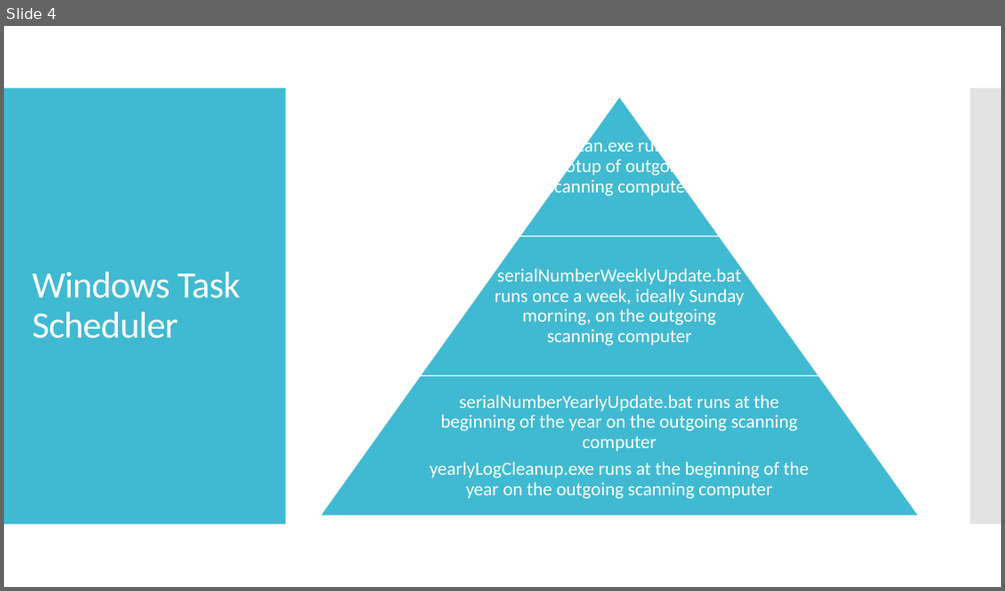
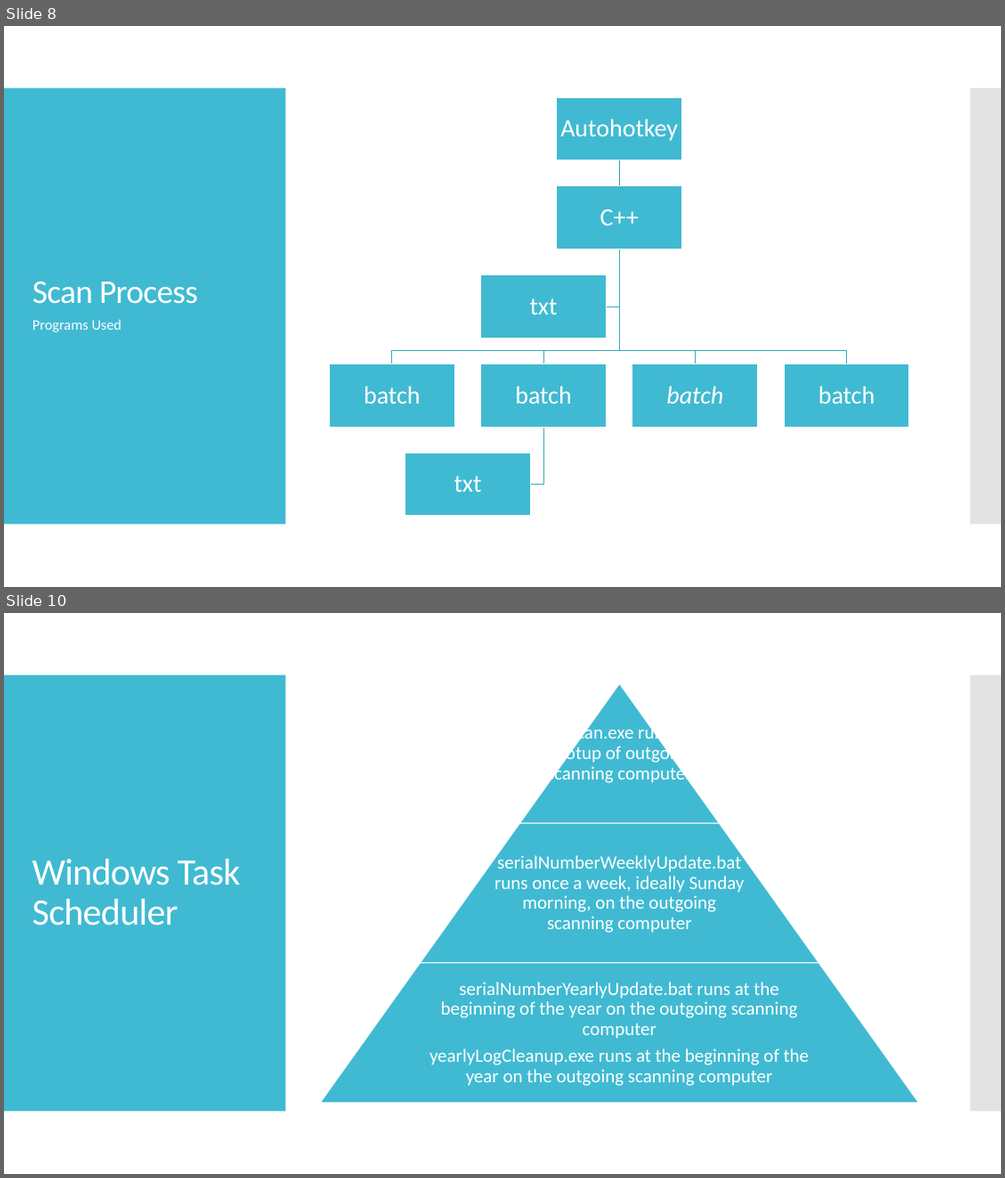
Before and after one commit to pixustechnologies/labelSerialNumberProject, a slide deck: LabelSerialNumberChangeProposal.pptx. Shown one above the other, each under a label of ours: slide 4 before the commit, slides 8 and 10 after it; the slides between them are not shown. The pictures are 1005x591 and 1005x1178 pixels, drawn with LibreOffice and Linux fonts; fonts in the diff are those of the drawing. Boxes give left, top, right and bottom in pixels: in the first picture for what was removed or moved away, otherwise in the second. Text is boxed around its words. In the diff, an @@ line names an element or a change of style, - is before the commit and + after.

Commit message:
MSSQL + SN change Now using MSSQL instead of sqc, as the database is from Microsoft not IBM Serial Number is now being passed through to Crystal Reports Thus the batch file is now being called from c++ to keep track of SN

```diff
--- a/LabelSerialNumberChangeProposal.pptx
+++ b/LabelSerialNumberChangeProposal.pptx
@@ slide 8 added at bbox=[4, 26, 1001, 587], background #FFFFFF; not listed: 2 template elements that a slide beside it also shows @@
@@ title added at bbox=[32, 281, 198, 304], 32 pt, text #FFFFFF @@
+Scan Process
@@ text added at bbox=[32, 319, 122, 332], 14 pt, text #FFFFFF @@
+Programs Used
@@ group added at bbox=[329, 97, 909, 516]: 8 rectangles, 8 texts, 7 freeform shapes @@
+Autohotkey
+C++
+batch
+batch
+txt
+batch
+batch
+txt
@@ what was slide 4 is now slide 10 @@
```
Also in this commit, not shown: 4 slides changed, 6 other slides added, 5 other files.
